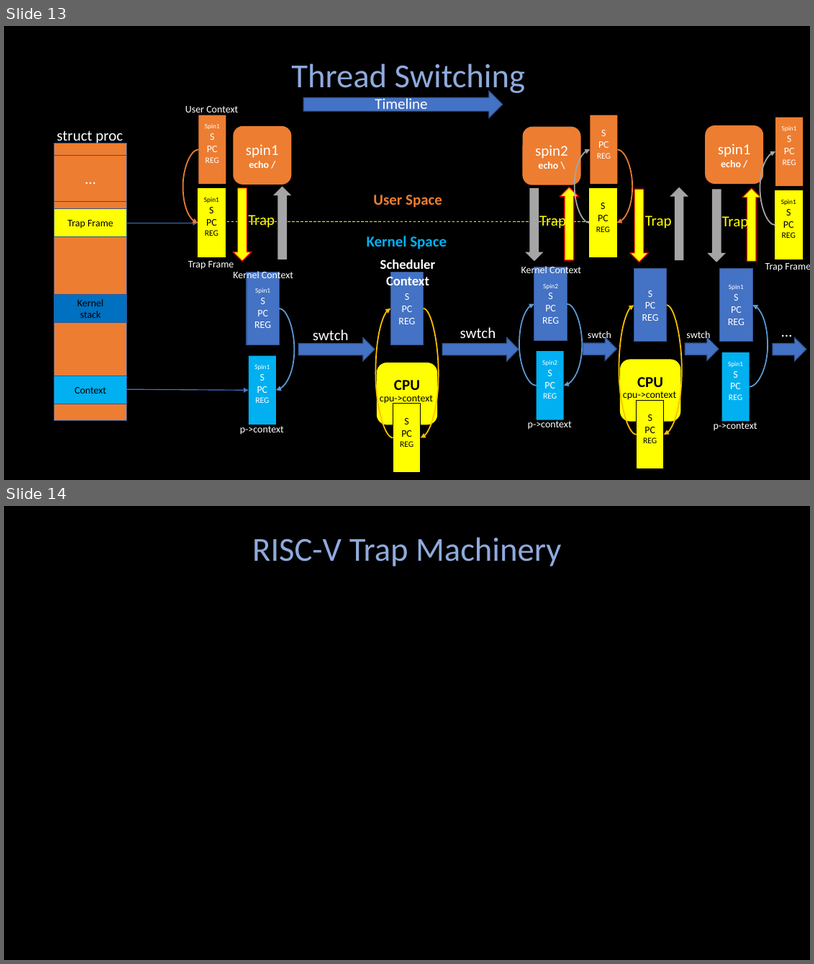
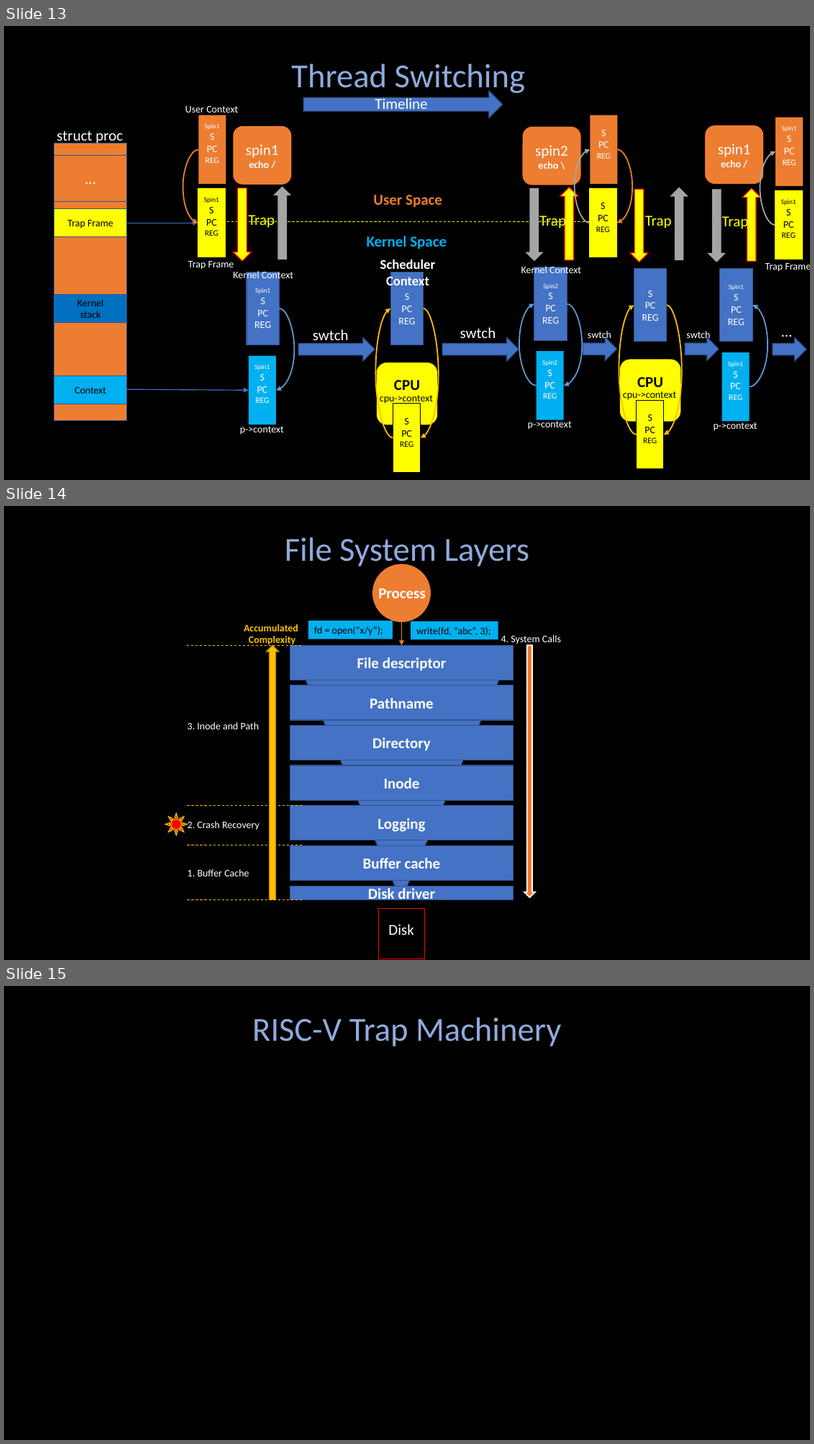
Before and after one commit to Angold-4/os, a slide deck: docs/figures/os1.pptx. Shown one above the other, each under a label of ours: slides 13 and 14 before the commit, slides 13, 14 and 15 after it. The pictures are 814x964 and 814x1444 pixels, drawn with LibreOffice and Linux fonts; fonts in the diff are those of the drawing. Boxes give left, top, right and bottom in pixels: in the first picture for what was removed or moved away, otherwise in the second. Text is boxed around its words. In the diff, an @@ line names an element or a change of style, - is before the commit and + after.

Commit message:
add overview and fs layers figure to 6.File System

```diff
--- a/docs/figures/os1.pptx
+++ b/docs/figures/os1.pptx
@@ slide 14 added at [4, 506, 810, 960], background #000000 @@
@@ text added at [285, 537, 530, 569], 40 pt, text #8FAADC @@
+File System Layers
@@ ellipse added at [373, 564, 431, 622], fill #ED7D31 @@
@@ text added at [378, 588, 426, 598], 18 pt, text #FFFFFF, bold @@
+Process
@@ text added at [244, 624, 298, 646], 12 pt, text #FFC000, bold @@
+Accumulated
+Complexity
@@ rectangle added at [309, 621, 392, 639], fill #00B0F0, 12 pt, text #000000 @@
+fd = open(“x/y”);
@@ arrow added from (402, 622) to (402, 645), #ED7D31 1.5 pt @@
@@ rectangle added at [411, 621, 499, 640], fill #00B0F0, 12 pt, text #000000 @@
+write(fd, “abc”, 3);
@@ text added at [502, 635, 561, 645], 12 pt, text #FFFFFF @@
+4. System Calls
@@ line added from (187, 645) to (303, 645), #FFC000 0.75 pt dashed @@
@@ up arrow added at [267, 645, 279, 899], fill #FFC000, outline #BD8E00 1 pt @@
@@ rectangle added at [290, 645, 514, 680], fill #4472C4, outline #325491 1 pt, 18 pt, text #FFFFFF, bold @@
+File descriptor
@@ triangle added at [292, 648, 514, 899], fill #4472C4, outline #325491 1 pt @@
@@ up arrow added at [525, 645, 535, 897], fill #ED7D31, outline #FFFFFF 1.5 pt @@
@@ rectangle added at [290, 685, 514, 720], fill #4472C4, outline #325491 1 pt, 18 pt, text #FFFFFF, bold @@
+Pathname
@@ text added at [188, 722, 260, 729], 12 pt, text #FFFFFF @@
+3. Inode and Path
@@ rectangle added at [290, 725, 514, 759], fill #4472C4, outline #325491 1 pt, 18 pt, text #FFFFFF, bold @@
+Directory
@@ rectangle added at [290, 765, 514, 800], fill #4472C4, outline #325491 1 pt, 18 pt, text #FFFFFF, bold @@
+Inode
@@ line added from (188, 806) to (304, 806), #FFC000 0.75 pt dashed @@
@@ rectangle added at [290, 806, 514, 840], fill #4472C4, outline #325491 1 pt, 18 pt, text #FFFFFF, bold @@
+Logging
@@ sun added at [165, 813, 188, 835], fill #FF0000, outline #FFC000 1 pt @@
@@ text added at [188, 821, 260, 830], 12 pt, text #FFFFFF @@
+2. Crash Recovery
@@ line added from (188, 845) to (304, 845), #FFC000 0.75 pt dashed @@
@@ rectangle added at [290, 845, 514, 880], fill #4472C4, outline #325491 1 pt, 18 pt, text #FFFFFF, bold @@
+Buffer cache
@@ text added at [188, 869, 249, 876], 12 pt, text #FFFFFF @@
+1. Buffer Cache
@@ rectangle added at [290, 886, 514, 899], fill #4472C4, outline #325491 1 pt, 18 pt, text #FFFFFF, bold @@
+Disk driver
@@ line added from (188, 899) to (304, 899), #FFC000 0.75 pt dashed @@
@@ rectangle added at [378, 908, 425, 958], outline #FF0000 1 pt @@
@@ text added at [388, 924, 414, 934], 18 pt, text #FFFFFF @@
+Disk
@@ what was slide 14 is now slide 15 @@
```
Also in this commit, not shown: 1 other slide added, 4 other files.
